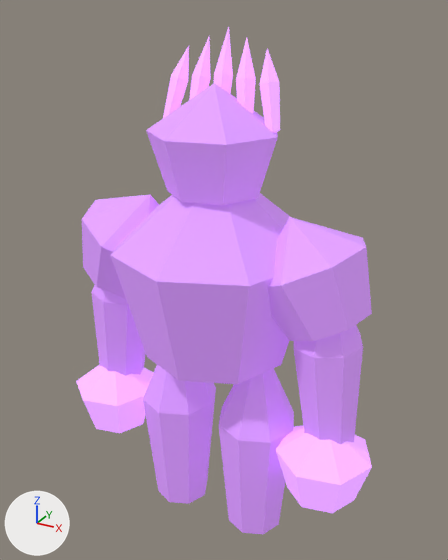
The Blender file assets/models/source/deep-fracture-creature-StoneGuardian-seidr.blend as it was, and as the next commit left it.
The view is the same before and after, from a 50 mm camera at (2.8, -4.93, 5.19) aimed at (0.02, 0.12, 2.66). The axes (+X, +Y, +Z) are drawn at lower left. The lights are the same throughout. The older version comes first.

The older version as bpy lines, for what is in view:
```python
ob_crown = bpy.data.objects.new('crown', me_crown)
ob_crown.location = (0.03, -0.02, 4.08)
ob_crown_spire4 = bpy.data.objects.new('crown-spire4', me_crown_spire4)
ob_crown_spire4.location = (0.49, 0.12, 4.52)
ob_fortress_chest = bpy.data.objects.new('fortress-chest', me_fortress_chest)
ob_fortress_chest.location = (0.0, 0.0, 2.89)
ob_gate_leg_left = bpy.data.objects.new('gate-leg-left', me_gate_leg_left)
ob_gate_leg_left.location = (-0.48, 0.0, 0.98)
ob_gate_leg_right = bpy.data.objects.new('gate-leg-right', me_gate_leg_right)
ob_gate_leg_right.location = (0.48, 0.0, 0.98)
ob_pillar_arm_left = bpy.data.objects.new('pillar-arm-left', me_pillar_arm_left)
ob_pillar_arm_left.location = (-1.19, 0.0, 2.13)
ob_pillar_arm_right = bpy.data.objects.new('pillar-arm-right', me_pillar_arm_right)
ob_pillar_arm_right.location = (1.19, 0.0, 2.13)
ob_shoulder_left = bpy.data.objects.new('shoulder-left', me_shoulder_left)
ob_shoulder_left.location = (-1.0, 0.0, 2.92)
ob_shoulder_right = bpy.data.objects.new('shoulder-right', me_shoulder_right)
ob_shoulder_right.location = (1.0, 0.0, 2.92)
# also in view: 'crown-spire3' at (0.25, 0.11, 4.53); 'fist-left' at (-1.26, -0.12, 1.09); 'crown-spire1' at (-0.23, 0.11, 4.53); 'crown-spire0' at (-0.48, 0.11, 4.52); 'crown-spire2' at (0.01, 0.11, 4.55)
```
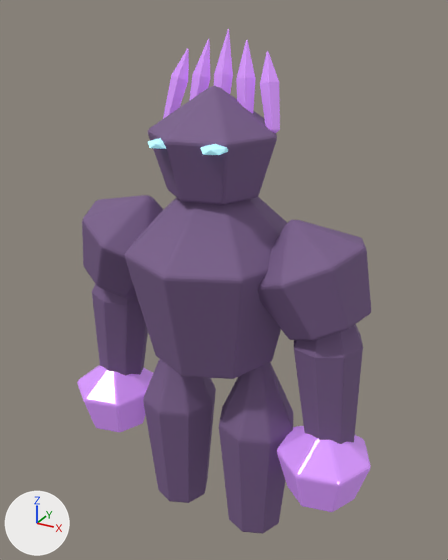
Changed parts and their boxes (x1, y1, x2, y2) in the pictures (448 x 560 px):
'fortress-chest', recoloured, surface changed, mesh rescaled (9% narrower)
    before: (111, 193, 290, 384)
    after: (125, 197, 287, 379)
'crown', recoloured, surface changed (darker)
    both: (148, 86, 277, 205)
'shoulder-right', recoloured, surface changed (darker)
    both: (268, 220, 371, 340)
'gate-leg-right', recoloured, surface changed (darker)
    both: (219, 369, 293, 534)
'gate-leg-left', recoloured, surface changed (darker)
    both: (143, 365, 216, 503)
'pillar-arm-right', recoloured, surface changed (darker)
    both: (294, 325, 363, 444)
'fist-right', surface changed
    both: (277, 426, 371, 512)
'shoulder-left', recoloured, surface changed (darker)
    both: (82, 195, 159, 298)
'pillar-arm-left', recoloured, surface changed (darker)
    both: (92, 286, 145, 376)
'fist-left', surface changed
    both: (77, 365, 153, 432)
'crown-spire4', surface changed
    both: (260, 51, 280, 133)
'crown-spire3', surface changed
    both: (236, 40, 256, 113)
'crown-spire0', surface changed (darker)
    both: (163, 49, 189, 118)
'crown-spire2', surface changed
    both: (214, 28, 233, 94)
'crown-spire1', surface changed
    both: (190, 39, 210, 99)
'inset-eye-1', added
    after: (200, 144, 228, 155)
'inset-eye--1', added
    after: (148, 138, 166, 149)

The edits, one by one:
Material 'export-source.001' (mat_export_source_001) changes colour from purple #d495fa to purple #7e638f; in linear values from (0.66, 0.3, 0.96) to (0.207, 0.124, 0.276).
In material 'export-source.001' (mat_export_source_001), emission_color is no longer (0.165, 0.075, 0.24), purple #714d86.
In material 'export-source.001' (mat_export_source_001), emission_strength is no longer 1.0.
In material 'export-source.002' (mat_export_source_002), roughness goes from 0.7 to 0.24.
In material 'export-source.002' (mat_export_source_002), emission_strength goes from 1.0 to 0.28.
Material 'inset-elemental-eyes' (mat_inset_elemental_eyes) is new.
Its base color is (0.5, 0.85, 0.9) (cyan #bcedf3).
Its emission color is (0.25, 0.65, 0.8) (cyan #89d3e7).
Its emission strength is 0.45.
me_fortress_chest is used by ob_fortress_chest; location (0.0, 0.0, 2.89).
me_fortress_chest had 18 vertices, 32 faces and spanned x -1.02..1.02, y -1.02..1.02, z -1.03..1.03.
me_fortress_chest now has 18 vertices, 32 faces and spans x -0.88..0.88, y -0.93..0.93, z -1.03..1.03.
me_fortress_chest part 1: the whole mesh is scaled about its middle by (0.86, 0.91, 1).
Mesh me_icosphere_001 is new.
It is an icosphere of 20 faces spanning x -0.111..0.111, y -0.134..0.134, z -0.046..0.046.
It uses material mat_inset_elemental_eyes (cyan #bcedf3, glowing cyan #89d3e7).
Object 'inset-eye-1' (ob_inset_eye_1) is new; it shows me_icosphere_001.
Its location is (0.29, -0.53, 4.13).
Object 'inset-eye--1' (ob_inset_eye__1) is new; it shows a copy of me_icosphere_001.
Its location is (-0.23, -0.53, 4.13).
